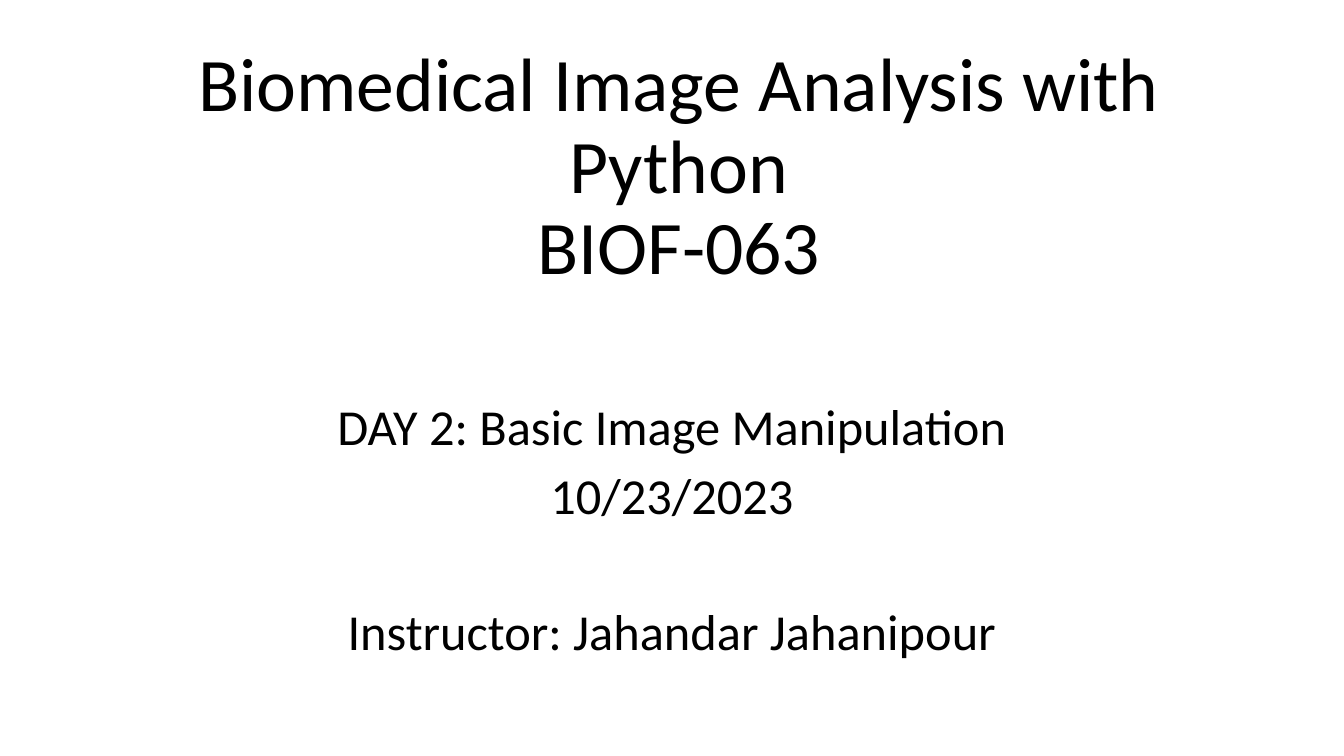
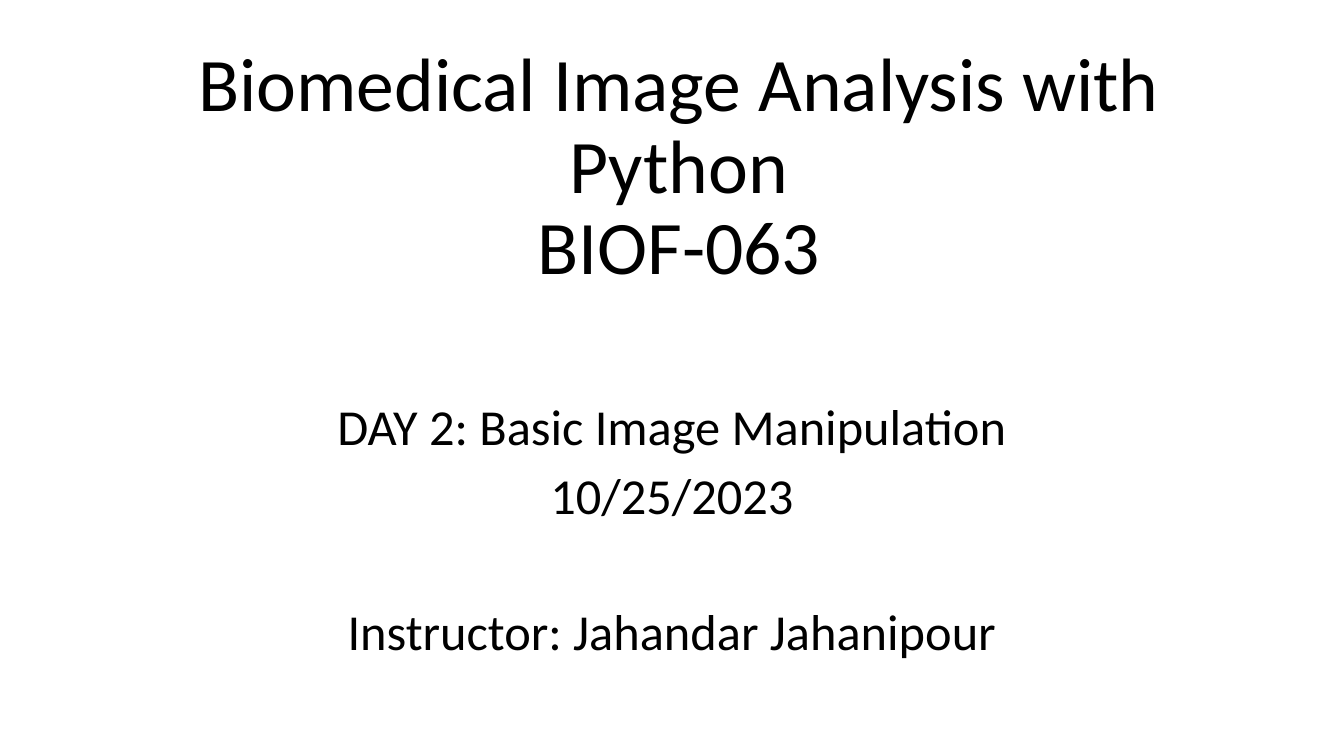
Before and after one commit to jjahanip/BIOF063, a slide deck: slide 1 of day_2/day_2.pptx. Drawn at 1344x756 pixels with LibreOffice and Linux fonts; fonts in the diff are those of the drawing. Boxes give left, top, right and bottom in pixels: in the first picture for what was removed or moved away, otherwise in the second. Text is boxed around its words. In the diff, an @@ line names an element or a change of style, - is before the commit and + after.

```diff
--- a/day_2/day_2.pptx
+++ b/day_2/day_2.pptx
@@ subtitle at (x1=550, y1=479, x2=793, y2=516): text changed @@
-10/23/2023
+10/25/2023
```
Also in this commit, not shown: 2 other slides changed.
